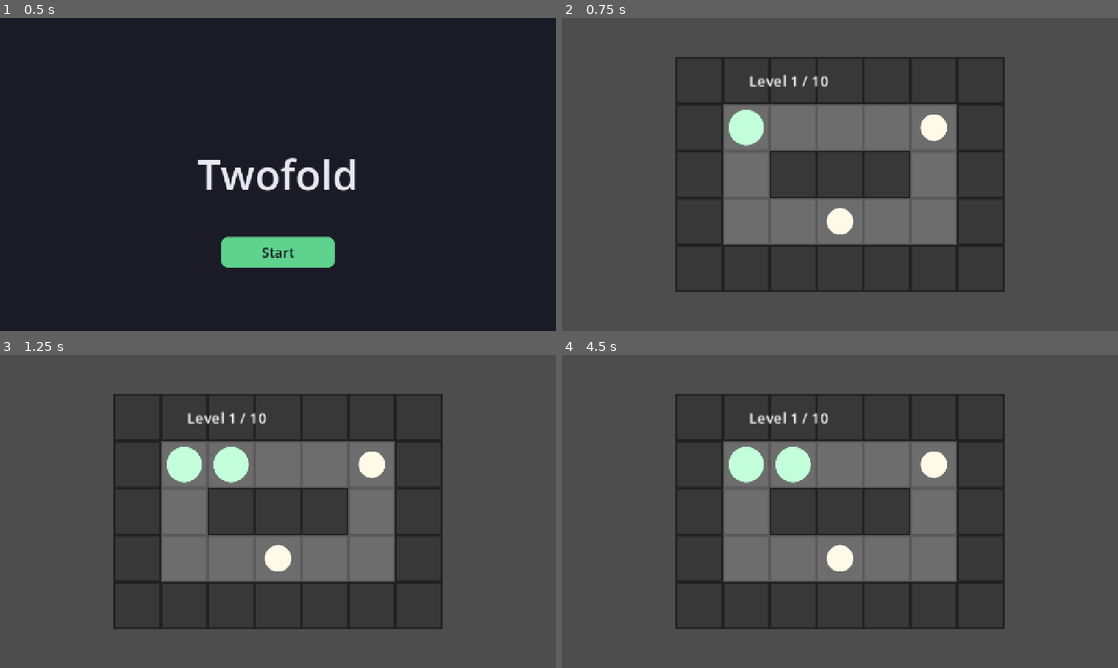
Above: before the commit, frames 1-4 (two rows, left to right).
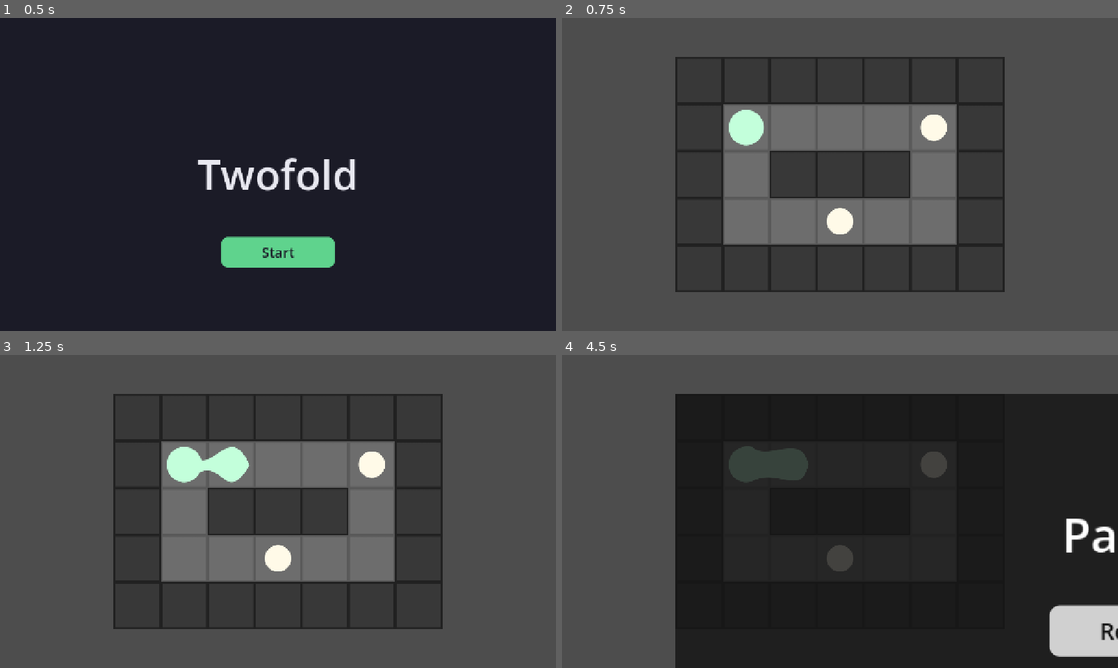
Above: after the commit, the same moments.

Repository: LowPolyPhosphorus/twofold
Game: Godot game, scene res://main.tscn
The game is run twice, just before and just after one commit, with the same random seed, the same clock (stepped at 60 frames per second) and the same inputs.
Inputs (mouse positions are in pixels of both pictures, inside the frame that each line leads up to):
- Up to frame 1 (0.5 s): no input
- Up to frame 2 (0.75 s): tap Enter (ui_accept) at 0.5 s; move the mouse to (962, 158) at 0.52 s; hold Right (ui_right) from 0.53 s (still down); tap R at 0.6 s; click (962, 158) at 0.67 s
- Up to frame 3 (1.25 s): keep holding Right (ui_right); tap Enter (ui_accept) at 0.77 s
- Up to frame 4 (4.5 s): move the mouse to (728, 527) at 1.27 s; release Right (ui_right) at 1.28 s; hold Down (ui_down) 1.28-2.03 s; tap Z at 1.35, 2.85, 4.35 s; click (728, 527) at 1.42 s; tap Enter (ui_accept) at 1.52, 2.75, 3.02, 3.77 s; move the mouse to (895, 442) at 2.02 s; hold Right (ui_right) 2.03-2.78 s; tap R at 2.1, 3.6 s; click (895, 442) at 2.17 s; move the mouse to (812, 574) at 2.77 s; hold Up (ui_up) 2.78-3.53 s; click (812, 574) at 2.92 s; move the mouse to (1006, 558) at 3.52 s; hold Left (ui_left) from 3.53 s (still down); click (1006, 558) at 3.67 s; tap Escape at 4.15 s; move the mouse to (673, 464) at 4.27 s; click (673, 464) at 4.42 s

Frame 1 is identical in both runs. In frame 2, 0.2% of the frame differs, in the area x 33-48%, y 18-22%; in frame 3, 0.4%; in frame 4, 65%, in the area x 20-100%, y 12-100%.

Commit message:
Add pause menu

Diff:
--- a/main.gd
+++ b/main.gd
@@ -109,9 +109,24 @@
 			on_title = false
 			queue_redraw()
 		return
+	if paused:
+		if event is InputEventKey and event.pressed and not event.echo and event.keycode == KEY_ESCAPE:
+			paused = false
+		elif event is InputEventMouseButton and event.pressed and event.button_index == MOUSE_BUTTON_LEFT:
+			var m := get_local_mouse_position()
+			if pause_rect(0).has_point(m):
+				paused = false
+			elif pause_rect(1).has_point(m):
+				paused = false
+				load_level()
+			elif pause_rect(2).has_point(m):
+				paused = false
+				on_title = true
+		queue_redraw()
+		return
 	if event is InputEventKey and event.pressed and not event.echo:
 		if event.keycode == KEY_ESCAPE:
-			on_title = true
+			paused = true
 			queue_redraw()
 			return
 		if event.keycode == KEY_R:
@@ -272,21 +287,34 @@
 			var tex := TEX_WALL if walls.has(pos) else TEX_FLOOR
 			draw_texture_rect(tex, Rect2(OFFSET + Vector2(pos) * TILE, size), false)
 	for g in goals:
-		var tex := TEX_GOAL_LIT if blobs.has(g) else TEX_GOAL
+		var p: float = goal_p[g]
+		var tex: Texture2D = TEX_GOAL if p < 1.0 else goal_frames[int(p) - 1]
 		draw_texture_rect(tex, Rect2(OFFSET + Vector2(g) * TILE, size), false)
 	for b in buttons:
-		var c:= tile_center(b)
-		draw_rect(Rect2(c - Vector2(20, 20), Vector2(40, 40)), Color("ffb4a2") if blobs.has(b) else Color("e07a5f"))
+		var tex: Texture2D = TEX_BUTTON_PRESSED if blobs.has(b) else TEX_BUTTON
+		draw_texture_rect(tex, Rect2(OFFSET + Vector2(b) * TILE, size), false)
 	var is_open := doors_open()
 	for d in doors.keys():
-		var r := Rect2(OFFSET + Vector2(d) * TILE, Vector2(TILE - 2, TILE - 2))
-		if is_open:
-			draw_rect(r, Color("e07a5f"), false, 3.0)
-		else:
-			draw_rect(r, Color("e07a5f"))
-	for v in vis:
-		draw_texture_rect(TEX_BLOB, Rect2(v - size / 2, size), false)
-	draw_string(ThemeDB.fallback_font, Vector2(100, 40), "Level %d / %d" % [current + 1, levels.size()], HORIZONTAL_ALIGNMENT_LEFT, -1, 20)
+		var a := 0.25 if is_open else 1.0
+		draw_texture_rect(TEX_GATE, Rect2(OFFSET + Vector2(d) * TILE, size), false, Color(1, 1, 1, a))
+	var animating := not split_anim.is_empty()
+	for i in vis.size():
+		if animating and (i == 0 or i == split_anim.idx):
+			continue
+		draw_texture_rect(TEX_BLOB, Rect2(vis[i] - size / 2, size), false)
+	if animating:
+		var tex: Texture2D = split_frames[mini(int(split_anim.p), SPLIT_FRAMES - 1)]
+		var src := tex.get_size()
+		var s := TILE / src.y
+		var sp: Vector2i = split_anim.pos
+		var board_xf := Transform2D(0.0, Vector2.ONE * board_scale(), 0.0, board_pos())
+		var local_xf := Transform2D(Vector2(split_anim.dir).angle(), Vector2(s, s), 0.0, tile_center(sp))
+		draw_set_transform_matrix(board_xf * local_xf)
+		draw_texture(tex, -Vector2(src.y, src.y) / 2)
+		draw_set_transform_matrix(board_xf)
 	if won:
 		var msg := "Solved! Space for next level, R to replay" if current < levels.size() - 1 else "All levels done! R to replay"
+		draw_set_transform(Vector2.ZERO, 0.0, Vector2.ONE)
 		draw_string(ThemeDB.fallback_font, Vector2(100, 80), msg, HORIZONTAL_ALIGNMENT_LEFT, -1, 28)
+	if paused:
+		draw_pause()
